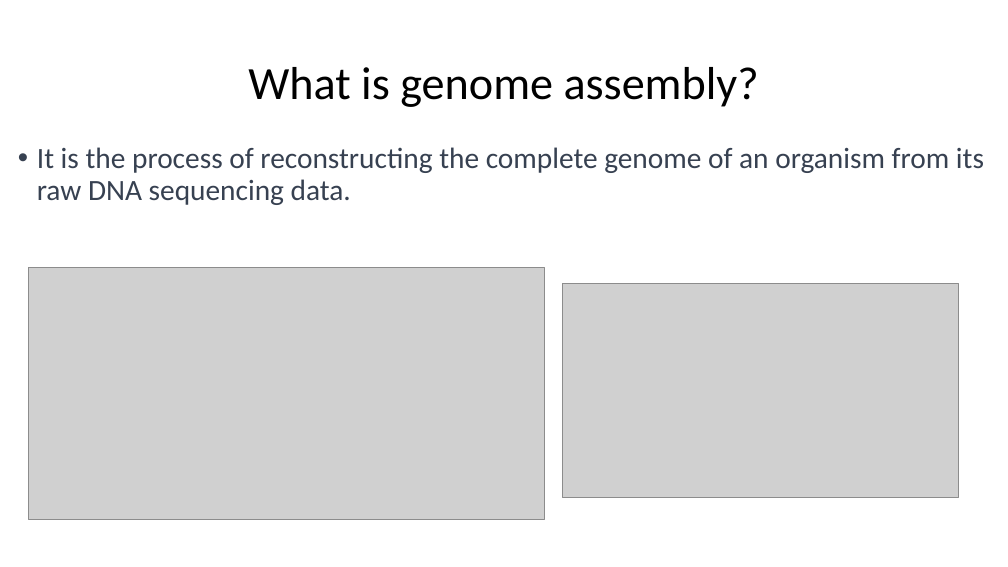
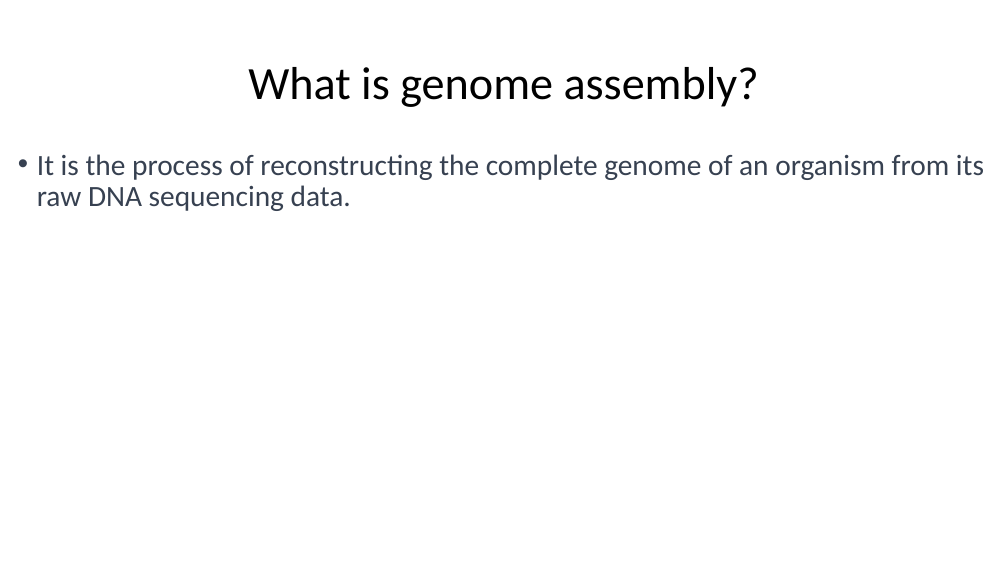
Before and after one commit to Jokendo-collab/aced-bioinfo, a slide deck: slide 2 of JavanIntroSlides/intro2assembly_part1.pptx. Drawn at 1008x567 pixels with LibreOffice and Linux fonts; fonts in the diff are those of the drawing; grey boxes stand for pictures. Boxes give left, top, right and bottom in pixels: in the first picture for what was removed or moved away, otherwise in the second. Text is boxed around its words. In the diff, an @@ line names an element or a change of style, - is before the commit and + after.

```diff
--- a/JavanIntroSlides/intro2assembly_part1.pptx
+++ b/JavanIntroSlides/intro2assembly_part1.pptx
@@ text "It is the process of ...": place and size @@
-text "It is the process of ..." at (37,147,984,205)
+text "It is the process of ..." at (37,154,984,211)
@@ picture removed at (28,268,544,520) @@
@@ picture removed at (563,284,960,498) @@
```
Also in this commit, not shown: 8 other slides changed, 1 other file.
